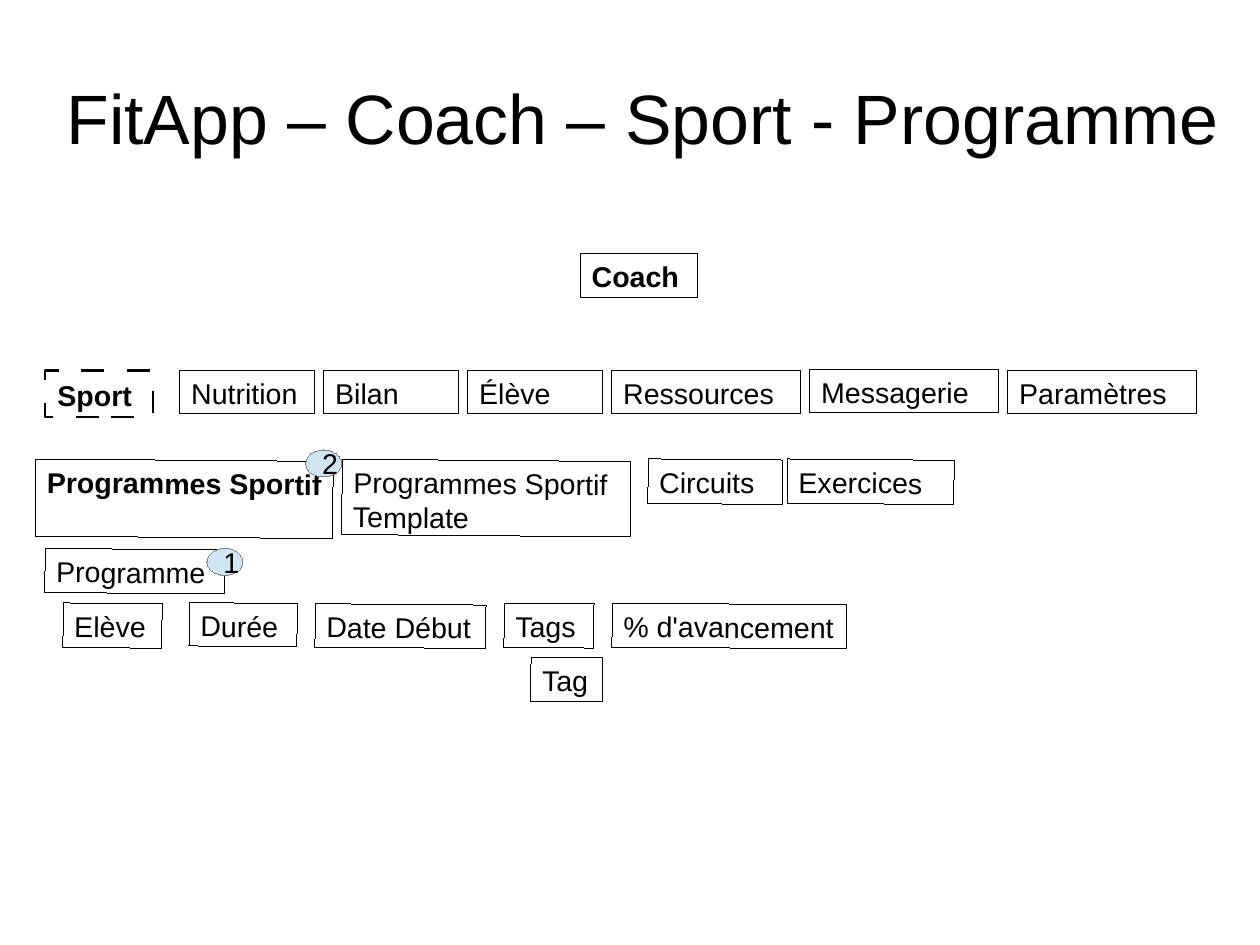
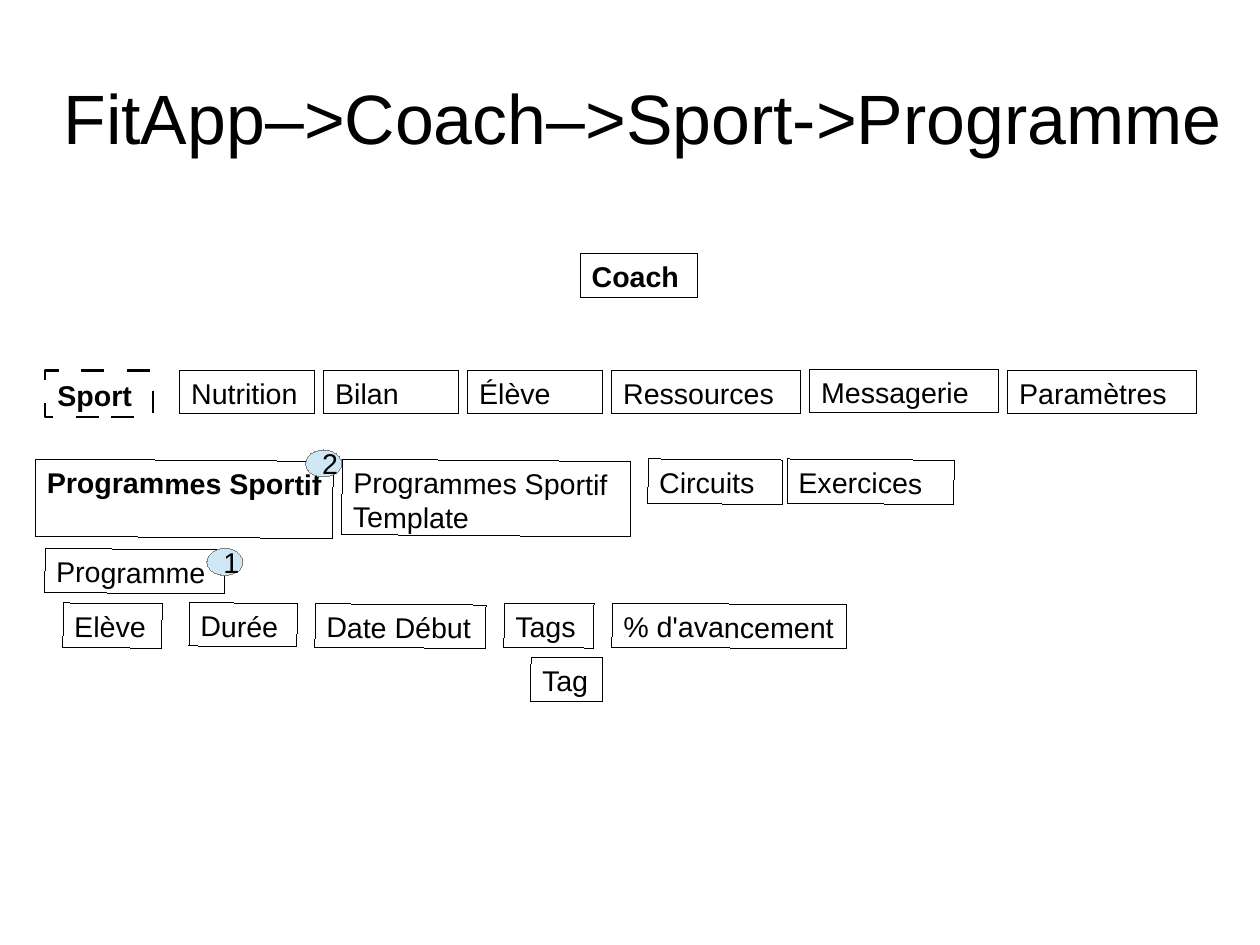
Before and after one commit to NicolasGavard/WebVysionSportV2, a slide deck: slide 22 of Documentations/FitApp.odp. Drawn at 1260x945 pixels with LibreOffice and Linux fonts; fonts in the diff are those of the drawing. Boxes give left, top, right and bottom in pixels: in the first picture for what was removed or moved away, otherwise in the second. Text is boxed around its words. In the diff, an @@ line names an element or a change of style, - is before the commit and + after.

```diff
--- a/Documentations/FitApp.odp
+++ b/Documentations/FitApp.odp
@@ title at [63,93,1221,157]: text changed @@
-FitApp – Coach – Sport - Programme
+FitApp–>Coach–>Sport->Programme
```
Also in this commit, not shown: 19 other slides changed, 1 slide added, 1 slide removed.
